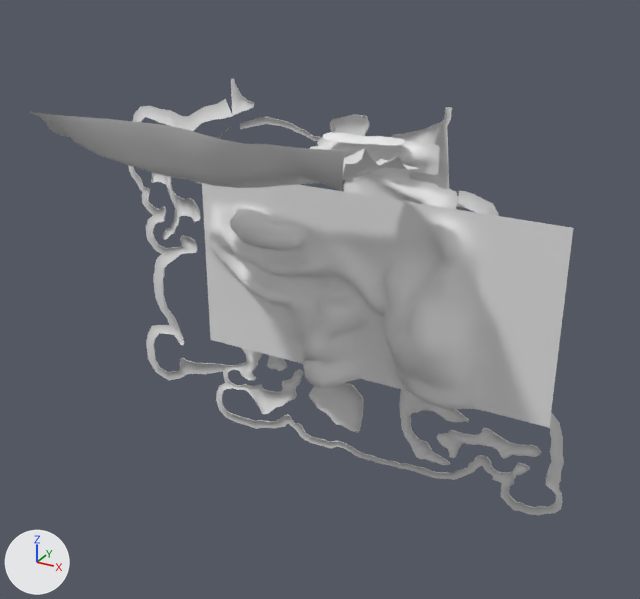
The FBX model Assets/Art/3D/Levels/WorldMap.fbx as it was, and as the next commit left it.
Both versions are drawn from a 50 mm camera at (162.0, -317.0, 134.0) aimed at (19.0, -59.0, 5.0). The lights are fixed; the arrows at lower left show +X, +Y and +Z. Where no turn or scale is listed for an object, it has been applied to the vertices.
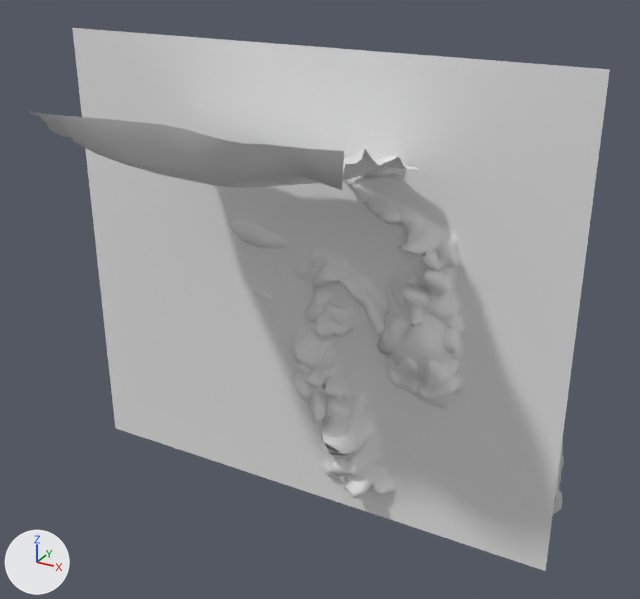
What differs and where, as boxes [x1, y1, x2, y2] in the pictures (640 x 599 px):
'Plane.003', added: after [72, 28, 610, 571]
'Plane.002', unchanged, covered by the edit: before [202, 183, 573, 428]; after [230, 218, 459, 409]
'DepthsProbuilder', unchanged, covered by the edit: before [128, 79, 564, 515]; after [553, 438, 564, 513]
'Plane.001', unchanged, covered by the edit: before [310, 132, 457, 209]

What the commit changed:
Mesh me_plane_005 is new.
It has 41209 vertices, 40804 faces and spans x -104.0..107.0, y -18.0..1.0, z -97.0..91.0.
Object 'Plane.003' (ob_plane_003) is new; it shows me_plane_005.
Its location is (0.0, -40.4, 0.0).
